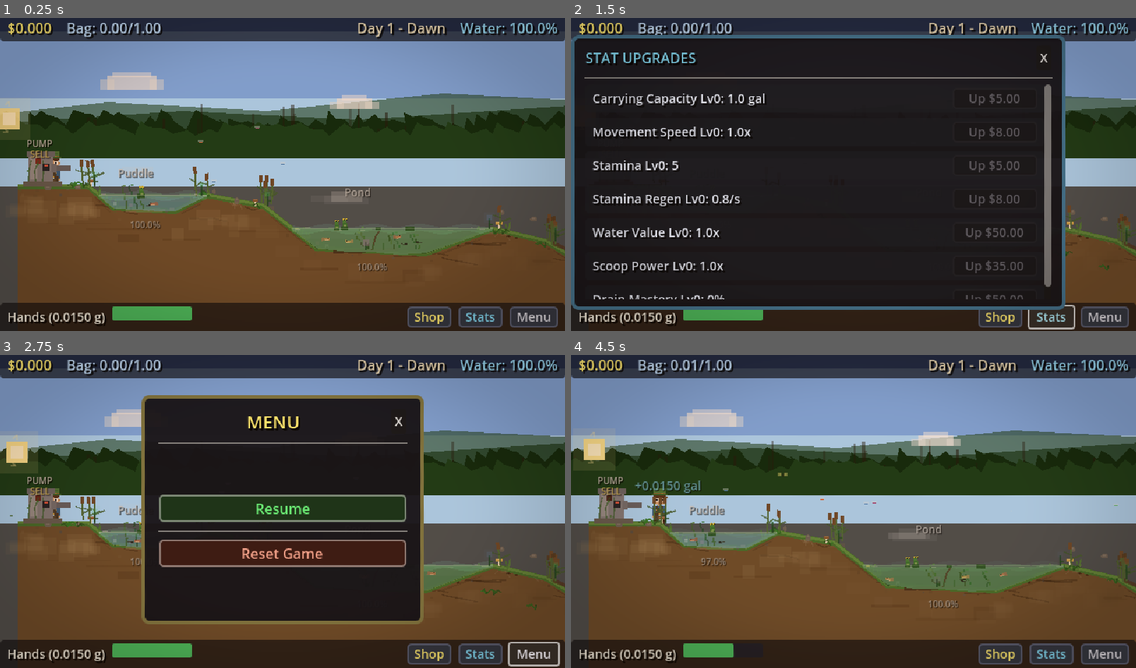
Above: before the commit, frames 1-4 (two rows, left to right).
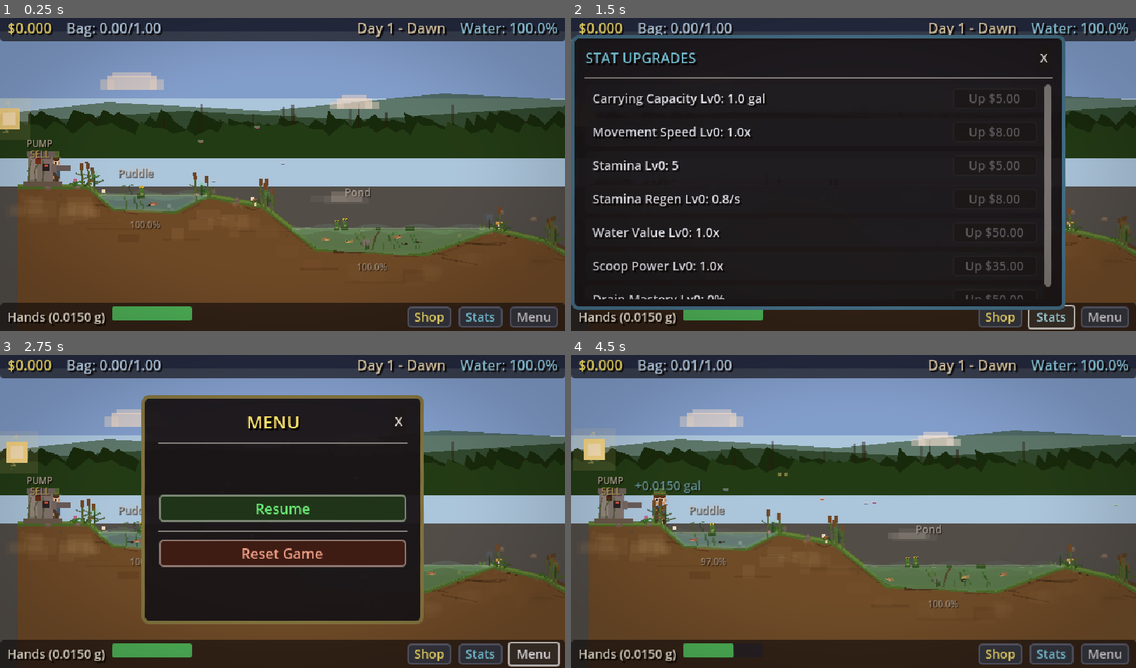
Above: after the commit, the same moments.

Repository: mattmascolo/DrainTheSwamp
Game: Godot game, scene res://scenes/main.tscn
Same seed, same stepped clock (60 frames per second), same inputs: the game is played once before the commit and once after it.
Inputs:
- Up to frame 1 (0.25 s): no input
- Up to frame 2 (1.5 s): click "Shop" at 0.5 s; click "Stats" at 1.25 s
- Up to frame 3 (2.75 s): click "Menu" at 2 s
- Up to frame 4 (4.5 s): click "Resume" at 2.75 s; tap Enter at 3.5 s; hold D (move_right) 3.53-4.25 s; tap Space (scoop) at 3.6 s; click "X" at 4.25 s

The runs differ from the first frame. In frame 1, 0.5% of the frame differs, in the area x 11-100%, y 45-74%; in frame 2, 0.1%; in frame 3, 0.3%; in frame 4, 0.5%.

Commit message:
Fix floating vegetation: anchor ferns, cattails, flowers, grass to terrain
- Ferns: set Node2D position and use local coords so sway pivots at base
- Cattails: use _get_terrain_y_at(cx) instead of fixed entry/exit y
- Grass tufts: skip swamp basin floors, tighten x offset
- Flowers: stem grows from ground with flower on top (no gap)
- Drain plants: z_index 1 (behind water), spawn within basin only
- Drifting leaves: lower spawn range, increased terrain clearance

Co-Authored-By: Claude Opus 4.6 <noreply@anthropic.com>

Diff:
--- a/scripts/game_world.gd
+++ b/scripts/game_world.gd
@@ -807,24 +807,32 @@
 		# Place cattails near entry slope
 		for j in range(randi_range(2, 4)):
 			var cx: float = entry_top.x + randf_range(-10, 16)
-			var cy: float = entry_top.y + randf_range(-4, 6)
+			var cy: float = _get_terrain_y_at(cx) + randf_range(0, 3)
 			_place_cattail(Vector2(cx, cy))
 
 		# Place cattails near exit slope
 		for j in range(randi_range(1, 3)):
 			var cx: float = exit_top.x + randf_range(-16, 10)
-			var cy: float = exit_top.y + randf_range(-4, 6)
+			var cy: float = _get_terrain_y_at(cx) + randf_range(0, 3)
 			_place_cattail(Vector2(cx, cy))
 
-	# Grass tufts on ridges
+	# Grass tufts on ridges (skip basin floors)
 	for i in range(terrain_points.size()):
+		# Basin floor indices: 4*s+2, 4*s+3 for each swamp
+		var is_basin: bool = false
+		for s in range(SWAMP_COUNT):
+			if i == 4 * s + 2 or i == 4 * s + 3:
+				is_basin = true
+				break
+		if is_basin:
+			continue
 		var pt: Vector2 = terrain_points[i]
 		# Only on relatively flat areas (ridges, shores)
 		if i > 0 and i < terrain_points.size() - 1:
 			var dy: float = absf(terrain_points[i + 1].y - pt.y) / absf(terrain_points[i + 1].x - pt.x + 0.01)
 			if dy < 0.3:  # Mostly flat
 				for j in range(randi_range(2, 5)):
-					var gx: float = pt.x + randf_range(-20, 20)
+					var gx: float = pt.x + randf_range(-15, 15)
 					_place_grass_tuft(Vector2(gx, _get_terrain_y_at(gx)))
 
 	# Flowers scattered on shore and ridges
@@ -836,19 +844,20 @@
 		var fx: float = randf_range(10, 1900)
 		var fy: float = _get_terrain_y_at(fx)
 		if fy > 0:
+			var stem_h: float = randf_range(4, 7)
+			var stem := ColorRect.new()
+			stem.position = Vector2(fx + 1.0, fy - stem_h)
+			stem.size = Vector2(2, stem_h)
+			stem.color = Color(0.2, 0.4, 0.15)
+			stem.z_index = 1
+			add_child(stem)
+
 			var flower := ColorRect.new()
-			flower.position = Vector2(fx, fy - randf_range(4, 8))
+			flower.position = Vector2(fx, fy - stem_h - 3)
 			flower.size = Vector2(4, 4)
 			flower.color = flower_colors[randi() % flower_colors.size()]
 			flower.z_index = 1
 			add_child(flower)
-
-			var stem := ColorRect.new()
-			stem.position = Vector2(fx + 1.0, fy - 2)
-			stem.size = Vector2(2, 4)
-			stem.color = Color(0.2, 0.4, 0.15)
-			stem.z_index = 1
-			add_child(stem)
 
 func _place_cattail(pos: Vector2) -> void:
 	var cattail := Node2D.new()
@@ -1175,13 +1184,16 @@
 		var exit_top: Vector2 = geo["exit_top"]
 		# Near entry
 		for j in range(randi_range(1, 2)):
-			_place_fern(Vector2(entry_top.x + randf_range(-16, 8), entry_top.y))
+			var fx: float = entry_top.x + randf_range(-16, 8)
+			_place_fern(Vector2(fx, _get_terrain_y_at(fx)))
 		# Near exit
 		for j in range(randi_range(1, 2)):
-			_place_fern(Vector2(exit_top.x + randf_range(-8, 16), exit_top.y))
+			var fx: float = exit_top.x + randf_range(-8, 16)
+			_place_fern(Vector2(fx, _get_terrain_y_at(fx)))
 
 func _place_fern(pos: Vector2) -> void:
 	var fern := Node2D.new()
+	fern.position = pos
 	fern.z_index = 1
 	add_child(fern)
 	ferns_list.append(fern)
@@ -1193,11 +1205,11 @@
 		frond.default_color = Color(0.15, green_val, 0.1, 0.8)
 		var angle: float = randf_range(-1.2, 1.2)
 		var length: float = randf_range(6, 14)
-		var mid_x: float = pos.x + sin(angle) * length * 0.5
-		var mid_y: float = pos.y - length * 0.5
-		var tip_x: float = pos.x + sin(angle) * length
-		var tip_y: float = pos.y - length * 0.3
-		frond.add_point(pos)
+		var mid_x: float = sin(angle) * length * 0.5
+		var mid_y: float = -length * 0.5
+		var tip_x: float = sin(angle) * length
+		var tip_y: float = -length * 0.3
+		frond.add_point(Vector2.ZERO)
 		frond.add_point(Vector2(mid_x, mid_y))
 		frond.add_point(Vector2(tip_x, tip_y))
 		fern.add_child(frond)
@@ -1213,7 +1225,7 @@
 		leaf.color = Color(0.5, 0.35, 0.15, 0.7)
 	else:
 		leaf.color = Color(0.25, 0.45, 0.15, 0.7)
-	var start_y: float = randf_range(60, 200)
+	var start_y: float = randf_range(40, 110)
 	leaf.position = Vector2(-10, start_y)
 	leaf.z_index = 5
 	add_child(leaf)
@@ -1221,7 +1233,7 @@
 		"node": leaf,
 		"speed": randf_range(15, 35),
 		"wobble_phase": randf() * TAU,
-		"wobble_amp": randf_range(8, 20),
+		"wobble_amp": randf_range(6, 14),
 		"lifetime": 0.0,
 		"max_life": randf_range(12, 25),
 		"base_y": start_y,
@@ -3236,7 +3248,7 @@
 func _spawn_drain_plant(sx: float, sy: float) -> void:
 	var plant := Node2D.new()
 	plant.position = Vector2(sx, sy)
-	plant.z_index = 2
+	plant.z_index = 1
 	plant.scale = Vector2(0.0, 0.0)
 	add_child(plant)
 
@@ -3421,10 +3433,8 @@
 		if fill_now < fill_prev - 0.05:
 			last_drain_thresholds[i] = fill_now
 			var geo: Dictionary = _get_swamp_geometry(i)
-			var bx: float = randf_range(geo["basin_left"].x - 15, geo["basin_right"].x + 15)
+			var bx: float = randf_range(geo["basin_left"].x, geo["basin_right"].x)
 			var by: float = _get_terrain_y_at(bx)
-			if by < 0:
-				by = geo["basin_left"].y
 			if grown_plants.size() < 80:
 				_spawn_drain_plant(bx, by)
 
@@ -3593,7 +3603,7 @@
 		var node: ColorRect = ld["node"]
 		node.position.x += ld["speed"] * delta
 		var leaf_y: float = ld["base_y"] + sin(wave_time * 1.2 + ld["wobble_phase"]) * ld["wobble_amp"]
-		node.position.y = minf(leaf_y, _get_terrain_y_at(node.position.x) - 10.0)
+		node.position.y = minf(leaf_y, _get_terrain_y_at(node.position.x) - 25.0)
 		node.rotation += delta * 0.8
 		# Fade near end of life
 		var life_frac: float = ld["lifetime"] / ld["max_life"]
